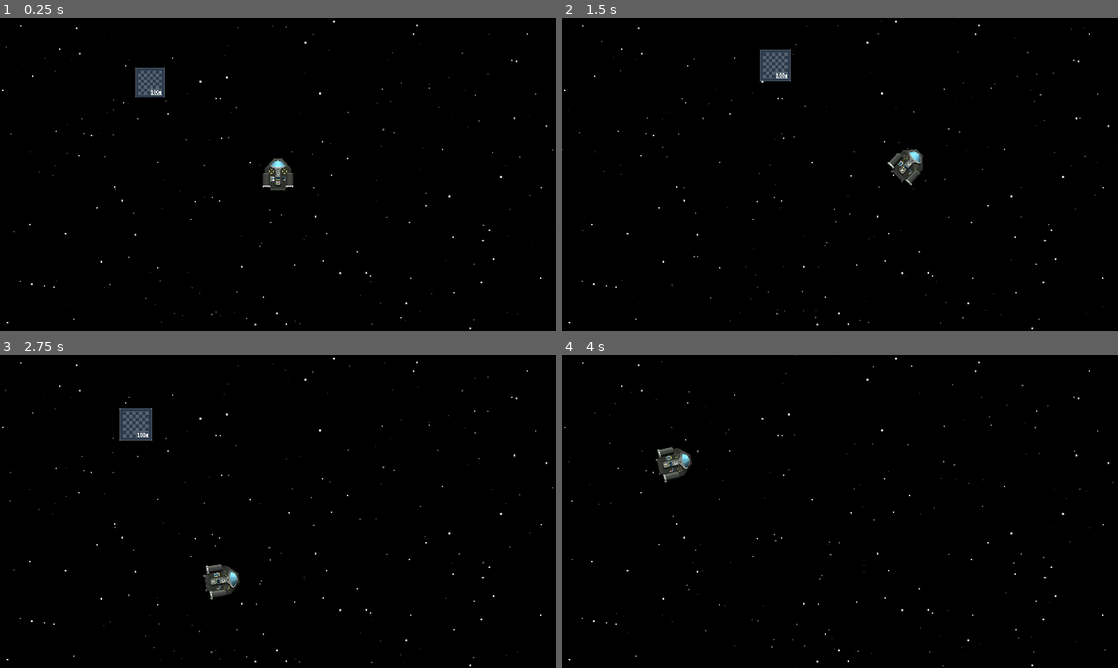
Above: before the commit, frames 1-4 (two rows, left to right).
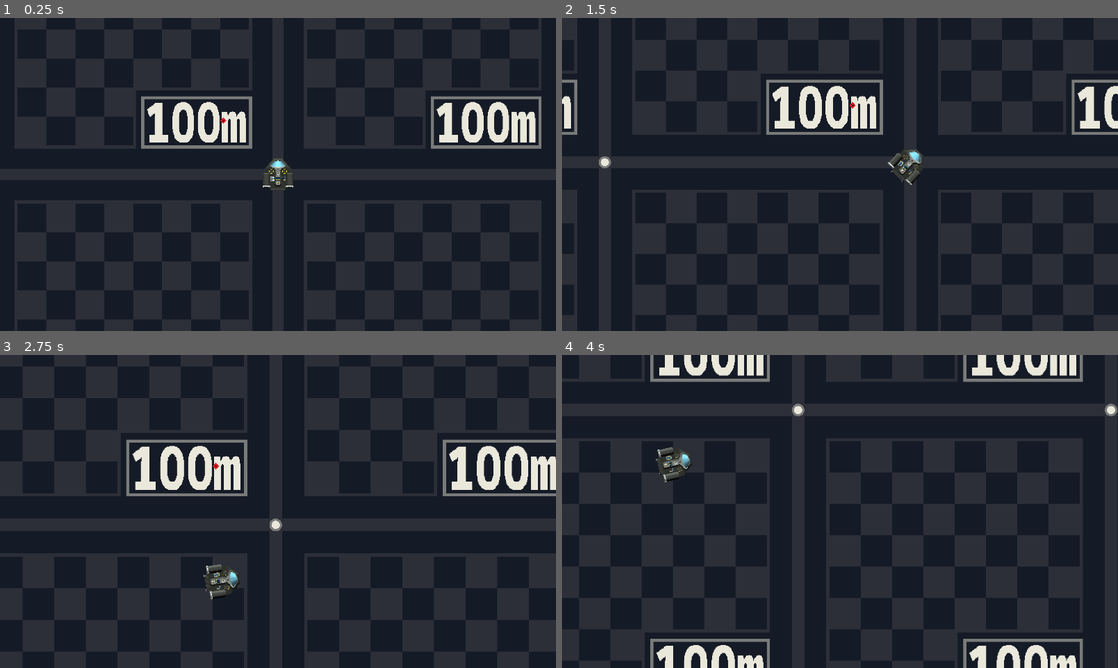
Above: after the commit, the same moments.

Repository: creusator/A_Random_Space_Game
Game: Godot game, scene res://Game.tscn
Same seed, same stepped clock (60 frames per second), same inputs: the game is played once before the commit and once after it. This scene is started directly instead of the project's main scene.
Inputs (mouse positions are in pixels of both pictures, inside the frame that each line leads up to):
- Up to frame 1 (0.25 s): no input
- Up to frame 2 (1.5 s): tap Enter at 0.5 s; move the mouse to (962, 158) at 0.52 s; hold E (rotate_right) 0.53-1.28 s; tap Mouse wheel up (zoom_in) at 0.6 s; move the mouse to (728, 190) at 1.27 s; hold S (thrust_down) from 1.28 s (still down); tap Mouse wheel down (zoom_out) at 1.35 s
- Up to frame 3 (2.75 s): move the mouse to (333, 442) at 2.02 s; release S (thrust_down) at 2.03 s; hold E (rotate_right) from 2.03 s (still down); tap Mouse wheel up (zoom_in) at 2.1 s
- Up to frame 4 (4 s): move the mouse to (812, 574) at 2.77 s; release E (rotate_right) at 2.78 s; hold S (thrust_down) 2.78-3.53 s; tap Mouse wheel down (zoom_out) at 2.85 s; move the mouse to (1006, 558) at 3.52 s; hold Q (rotate_left) from 3.53 s (still down); tap Mouse wheel up (zoom_in) at 3.6 s

The runs differ from the first frame. In frame 1, 99% of the frame differs, in the area x 0-100%, y 0-100%; in frame 2, 99%; in frame 3, 99%; in frame 4, 99%.

Commit message:
Dynamic component damage - Thruster
Destorying a thruster will update the ship data in order to adjust the ship's handling

Diff:
--- a/Entities/Ships/NorikerMKI/Chassis/Chassis.tscn
+++ b/Entities/Ships/NorikerMKI/Chassis/NorikerChassis.tscn
@@ -19,5 +19,4 @@
 polygon = PackedVector2Array(-16, -53, -44, -21, -44, -8, -46, -5, -31, -5, -28, -2, -28, 37, -26, 37, -25, 38, -25, 48, -20, 53, 20, 53, 25, 48, 25, 38, 26, 37, 28, 37, 28, -2, 31, -5, 46, -5, 44, -8, 44, -21, 16, -53)
 
 [node name="HealthComponent" parent="." index="2"]
-max_health = 1
-immortal = true
+max_health = 5
--- a/Entities/Ships/NorikerMKI/NorikerMKI.tscn
+++ b/Entities/Ships/NorikerMKI/NorikerMKI.tscn
@@ -1,13 +1,13 @@
 [gd_scene load_steps=9 format=3 uid="uid://d0lyfduv8cm45"]
 
 [ext_resource type="PackedScene" uid="uid://cist6ucxjbbp1" path="res://Entities/Ships/Template/Ship.tscn" id="1_skko5"]
-[ext_resource type="PackedScene" uid="uid://dqe26jwb8wnwk" path="res://Entities/Ships/NorikerMKI/Thrusters/MainThruster.tscn" id="2_f7jef"]
-[ext_resource type="PackedScene" uid="uid://cdraf6f5qruc7" path="res://Entities/Ships/NorikerMKI/Chassis/Chassis.tscn" id="2_xgley"]
-[ext_resource type="Resource" uid="uid://cpc088nietmnh" path="res://Entities/Ships/NorikerMKI/Thrusters/MainThruster.tres" id="3_8d0gf"]
-[ext_resource type="Resource" uid="uid://b607brya7d460" path="res://Entities/Ships/NorikerMKI/Chassis/Chassis.tres" id="3_xuh8a"]
-[ext_resource type="PackedScene" uid="uid://qsvnxc1ct4p0" path="res://Entities/Ships/NorikerMKI/Thrusters/LeftSmallThruster.tscn" id="5_r3qfp"]
-[ext_resource type="Resource" uid="uid://vew3kpk20flj" path="res://Entities/Ships/NorikerMKI/Thrusters/SmallThruster.tres" id="6_d1ph0"]
-[ext_resource type="PackedScene" uid="uid://c1l6q4chwcsvu" path="res://Entities/Ships/NorikerMKI/Thrusters/RightSmallThruster.tscn" id="6_j7ebk"]
+[ext_resource type="PackedScene" uid="uid://dqe26jwb8wnwk" path="res://Entities/Ships/NorikerMKI/Thrusters/NorikerMainThruster.tscn" id="2_f7jef"]
+[ext_resource type="PackedScene" uid="uid://cdraf6f5qruc7" path="res://Entities/Ships/NorikerMKI/Chassis/NorikerChassis.tscn" id="2_xgley"]
+[ext_resource type="Resource" uid="uid://cpc088nietmnh" path="res://Entities/Ships/NorikerMKI/Thrusters/NorikerMainThruster.tres" id="3_8d0gf"]
+[ext_resource type="Resource" uid="uid://b607brya7d460" path="res://Entities/Ships/NorikerMKI/Chassis/NorikerChassis.tres" id="3_xuh8a"]
+[ext_resource type="PackedScene" uid="uid://qsvnxc1ct4p0" path="res://Entities/Ships/NorikerMKI/Thrusters/NorikerLeftSmallThruster.tscn" id="5_r3qfp"]
+[ext_resource type="Resource" uid="uid://vew3kpk20flj" path="res://Entities/Ships/NorikerMKI/Thrusters/NorikerSmallThruster.tres" id="6_d1ph0"]
+[ext_resource type="PackedScene" uid="uid://c1l6q4chwcsvu" path="res://Entities/Ships/NorikerMKI/Thrusters/NorikerRightSmallThruster.tscn" id="6_j7ebk"]
 
 [node name="NorikerMKI" instance=ExtResource("1_skko5")]
 
--- a/Entities/Ships/NorikerMKI/Thrusters/LeftSmallThruster.tscn
+++ b/Entities/Ships/NorikerMKI/Thrusters/NorikerLeftSmallThruster.tscn
@@ -23,4 +23,3 @@
 
 [node name="HealthComponent" parent="." index="2"]
 max_health = 1
-immortal = true
--- a/Entities/Ships/NorikerMKI/Thrusters/MainThruster.tscn
+++ b/Entities/Ships/NorikerMKI/Thrusters/NorikerMainThruster.tscn
@@ -23,4 +23,3 @@
 
 [node name="HealthComponent" parent="." index="2"]
 max_health = 1
-immortal = true
--- a/Entities/Ships/NorikerMKI/Thrusters/RightSmallThruster.tscn
+++ b/Entities/Ships/NorikerMKI/Thrusters/NorikerRightSmallThruster.tscn
@@ -23,4 +23,3 @@
 
 [node name="HealthComponent" parent="." index="2"]
 max_health = 1
-immortal = true
--- a/Entities/Ships/Template/Chassis/Chassis.gd
+++ b/Entities/Ships/Template/Chassis/Chassis.gd
@@ -2,6 +2,8 @@
 class_name Chassis
 
 @export var data:ChassisData
+
+signal chassis_destroyed
 
 var mass:int
 var max_move_speed:int
@@ -15,3 +17,6 @@
 	max_rotation_speed = data.max_rotation_speed
 	moment_of_inertia_factor = data.moment_of_inertia_factor
 	power_consumption = data.power_consumption
+
+func _on_health_component_health_depleted() -> void:
+	chassis_destroyed.emit()
--- a/Entities/Ships/Template/Ship.gd
+++ b/Entities/Ships/Template/Ship.gd
@@ -15,6 +15,11 @@
 @onready var motion_component_2d: MotionComponent2D = $MotionComponent2D
 
 func _ready() -> void:
+	initialize_ship_data()
+	chassis.chassis_destroyed.connect(_on_chassis_destroyed)
+	thrusters.thruster_destroyed.connect(_on_thruster_destroyed)
+
+func initialize_ship_data():
 	mass = chassis.mass + thrusters.total_thruster_mass
 	main_thrust_power = thrusters.total_main_thrust
 	side_thrust_power = thrusters.total_side_thrust
@@ -24,6 +29,10 @@
 	power_consumption = chassis.power_consumption + thrusters.total_fuel_consumption
 	moment_of_inertia_factor = chassis.moment_of_inertia_factor
 	motion_component_2d.initialize()
-	print(mass)
+
+func _on_chassis_destroyed():
+	queue_free()
+
+func _on_thruster_destroyed():
+	initialize_ship_data()
 	print(main_thrust_power)
-	print(side_thrust_power)
--- a/Entities/Ships/Template/Thruster/Thruster.gd
+++ b/Entities/Ships/Template/Thruster/Thruster.gd
@@ -2,6 +2,8 @@
 class_name Thruster
 
 @export var data:ThrusterData
+
+signal thruster_destroyed(thruster:Thruster)
 
 var mass:int
 var main_thrust_power:int
@@ -15,3 +17,7 @@
 	side_thrust_power = data.side_thrust_power
 	fuel_consumption = data.fuel_consumption
 	power_consumption = data.power_consumption
+
+func _on_health_component_health_depleted() -> void:
+	thruster_destroyed.emit(self)
+	queue_free()
--- a/Entities/Ships/Template/ThrusterManager.gd
+++ b/Entities/Ships/Template/ThrusterManager.gd
@@ -1,5 +1,7 @@
 extends Node2D
 class_name ThrusterManager
+
+signal thruster_destroyed
 
 var total_thruster_mass:int = 0
 var total_main_thrust:int = 0
@@ -14,3 +16,13 @@
 		total_side_thrust += thruster.side_thrust_power
 		total_fuel_consumption += thruster.fuel_consumption
 		total_power_consumption += thruster.power_consumption
+		thruster.thruster_destroyed.connect(_on_thruster_destroyed)
+
+
+func _on_thruster_destroyed(thruster:Thruster):
+	total_thruster_mass -= thruster.mass
+	total_main_thrust -= thruster.main_thrust_power
+	total_side_thrust -= thruster.side_thrust_power
+	total_fuel_consumption -= thruster.fuel_consumption
+	total_power_consumption -= thruster.power_consumption
+	thruster_destroyed.emit()
--- /dev/null
+++ b/Entities/zDevObjects/Killbox.tscn
@@ -0,0 +1,21 @@
+[gd_scene load_steps=4 format=3 uid="uid://bq1j8bbq5k0n1"]
+
+[ext_resource type="Script" uid="uid://15ewnpblvlvy" path="res://Components/HitboxComponent.gd" id="1_bm52i"]
+[ext_resource type="Texture2D" uid="uid://buahqabooc6nt" path="res://Assets/Objects/Killbox.png" id="2_q8i31"]
+
+[sub_resource type="RectangleShape2D" id="RectangleShape2D_5bgfr"]
+size = Vector2(15.5564, 15.5564)
+
+[node name="HitboxComponent" type="Area2D"]
+collision_mask = 0
+script = ExtResource("1_bm52i")
+metadata/_custom_type_script = "uid://15ewnpblvlvy"
+
+[node name="Sprite2D" type="Sprite2D" parent="."]
+texture = ExtResource("2_q8i31")
+
+[node name="CollisionShape2D" type="CollisionShape2D" parent="."]
+position = Vector2(1.19209e-07, 2.38419e-07)
+rotation = 0.785398
+scale = Vector2(1, 1)
+shape = SubResource("RectangleShape2D_5bgfr")
--- a/Game.tscn
+++ b/Game.tscn
@@ -1,13 +1,9 @@
-[gd_scene load_steps=7 format=3 uid="uid://bl2wfrt4wupur"]
+[gd_scene load_steps=5 format=3 uid="uid://bl2wfrt4wupur"]
 
-[ext_resource type="PackedScene" uid="uid://do78wutwh6no7" path="res://Backgrounds/Space/BackgroundSpace.tscn" id="1_sb48q"]
 [ext_resource type="PackedScene" uid="uid://d0lyfduv8cm45" path="res://Entities/Ships/NorikerMKI/NorikerMKI.tscn" id="1_u44n3"]
+[ext_resource type="PackedScene" uid="uid://dgm6lx2u4lxpy" path="res://Backgrounds/TestingEnvironement/BackgroundTesting.tscn" id="3_t88pq"]
 [ext_resource type="Script" uid="uid://dq3r12sc157up" path="res://UI/Camera/Camera.gd" id="4_sb48q"]
-[ext_resource type="Script" uid="uid://15ewnpblvlvy" path="res://Components/HitboxComponent.gd" id="4_t88pq"]
-[ext_resource type="Texture2D" uid="uid://dn4h367v2koca" path="res://Assets/Environnement/Test-tile.png" id="5_r0x5m"]
-
-[sub_resource type="RectangleShape2D" id="RectangleShape2D_t88pq"]
-size = Vector2(99.6826, 99.6727)
+[ext_resource type="PackedScene" uid="uid://bq1j8bbq5k0n1" path="res://Entities/zDevObjects/Killbox.tscn" id="4_t88pq"]
 
 [node name="Main" type="Node2D"]
 scale = Vector2(1.01469, 1.02335)
@@ -26,22 +22,12 @@
 max_zoom = 5.0
 min_zoom = 1.0
 
-[node name="ParallaxBackground" parent="Camera2D" instance=ExtResource("1_sb48q")]
+[node name="ParallaxBackground" parent="Camera2D" instance=ExtResource("3_t88pq")]
 
 [node name="DirectionalLight2D" type="DirectionalLight2D" parent="."]
 color = Color(0.949658, 1, 0.943837, 1)
 energy = 2.0
 height = 0.4
 
-[node name="HitboxComponent" type="Area2D" parent="."]
-script = ExtResource("4_t88pq")
-metadata/_custom_type_script = "uid://15ewnpblvlvy"
-
-[node name="Sprite2D" type="Sprite2D" parent="HitboxComponent"]
-position = Vector2(-435.601, -309.767)
-scale = Vector2(0.1, 0.1)
-texture = ExtResource("5_r0x5m")
-
-[node name="CollisionShape2D" type="CollisionShape2D" parent="HitboxComponent"]
-position = Vector2(-435.601, -309.767)
-shape = SubResource("RectangleShape2D_t88pq")
+[node name="HitboxComponent" parent="." instance=ExtResource("4_t88pq")]
+position = Vector2(-186.264, -181.756)
Binary file added: Assets/Objects/Killbox.aseprite
Binary file added: Assets/Objects/Killbox.png
Not shown, added: Assets/Objects/Killbox.png.import
Renamed: Entities/Ships/NorikerMKI/Chassis/Chassis.tres -> Entities/Ships/NorikerMKI/Chassis/NorikerChassis.tres
Renamed: Entities/Ships/NorikerMKI/Thrusters/MainThruster.tres -> Entities/Ships/NorikerMKI/Thrusters/NorikerMainThruster.tres
Renamed: Entities/Ships/NorikerMKI/Thrusters/SmallThruster.tres -> Entities/Ships/NorikerMKI/Thrusters/NorikerSmallThruster.tres
